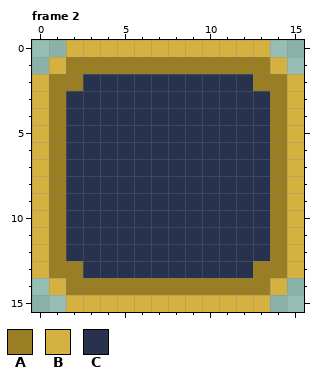
A pixel-art file gets an edit: button1.aseprite. This is how it looked before the edit.
16x16 pixels, 10 frames. Colours within 5 levels of each other are drawn and written as one. Shown: frame 2. The commit also changed other frames, which this record leaves out.
Palette (. is transparent): A #9a7e23  B #d4b140  C #27334e
Pixels before, frame 2, first column x 0:
 0 ..BBBBBBBBBBBB..
 1 .BAAAAAAAAAAAAB.
 2 BAACCCCCCCCCCAAB
 3 BACCCCCCCCCCCCAB
 4 BACCCCCCCCCCCCAB
 5 BACCCCCCCCCCCCAB
 6 BACCCCCCCCCCCCAB
 7 BACCCCCCCCCCCCAB
 8 BACCCCCCCCCCCCAB
 9 BACCCCCCCCCCCCAB
10 BACCCCCCCCCCCCAB
11 BACCCCCCCCCCCCAB
12 BACCCCCCCCCCCCAB
13 BAACCCCCCCCCCAAB
14 .BAAAAAAAAAAAAB.
15 ..BBBBBBBBBBBB..
After the commit:
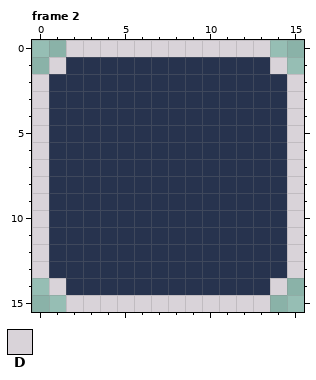
Colours new in this view: D #d9d3d9
Edits made:
Frame 2:
y 0: x 2..13 BBBBBBBBBBBB -> DDDDDDDDDDDD
y 1: x 1..14 BAAAAAAAAAAAAB -> DCCCCCCCCCCCCD
y 2: x 0..2 BAA -> DCC; x 13..15 AAB -> CCD
y 3..12: x 0..1 BA -> DC; x 14..15 AB -> CD
y 13: x 0..2 BAA -> DCC; x 13..15 AAB -> CCD
y 14: x 1..14 BAAAAAAAAAAAAB -> DCCCCCCCCCCCCD
y 15: x 2..13 BBBBBBBBBBBB -> DDDDDDDDDDDD
